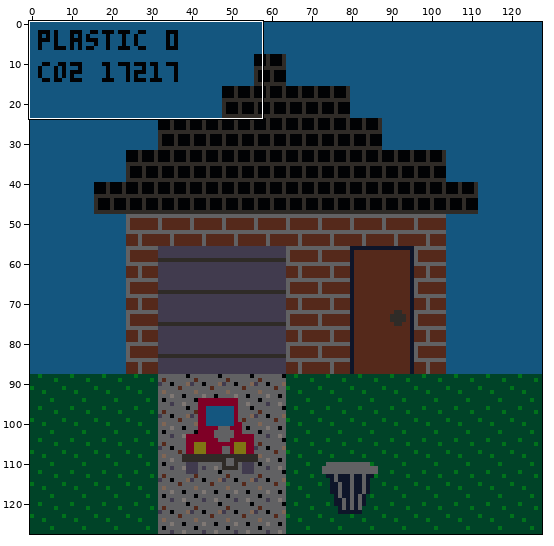
Sprite sheet: _label.png. Above, an overview of the earlier version with the close-up marked.
Close-up. The starting point:
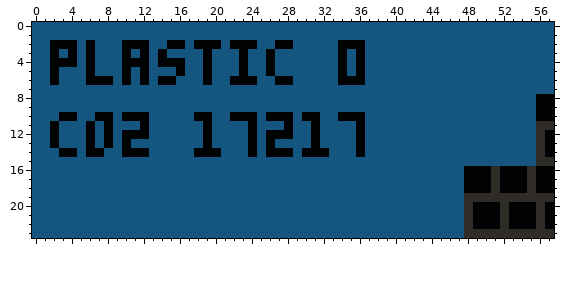
The file is 128x128 pixels. Shown: x 0..57, y 0..23.
And afterwards:
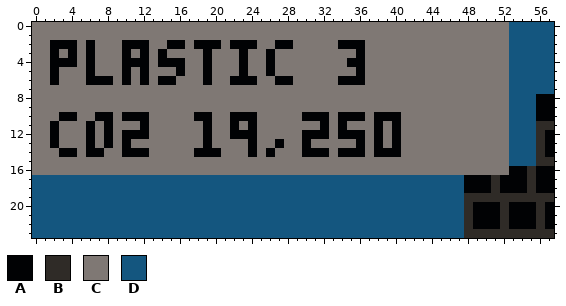
Palette (. is transparent): A #010204  B #2f2b27  C #7f7874  D #14567f
Changes in this commit:
@@ x 0..57 @@
- 0 DDDDDDDDDDDDDDDDDDDDDDDDDDDDDDDDDDDDDDDDDDDDDDDDDDDDDDDDDD
- 1 DDDDDDDDDDDDDDDDDDDDDDDDDDDDDDDDDDDDDDDDDDDDDDDDDDDDDDDDDD
- 2 DDAAADADDDAAADDAADAAADAAADDAADDDDDAAADDDDDDDDDDDDDDDDDDDDD
- 3 DDADADADDDADADADDDDADDDADDADDDDDDDADADDDDDDDDDDDDDDDDDDDDD
- 4 DDAAADADDDAAADAAADDADDDADDADDDDDDDADADDDDDDDDDDDDDDDDDDDDD
- 5 DDADDDADDDADADDDADDADDDADDADDDDDDDADADDDDDDDDDDDDDDDDDDDDD
- 6 DDADDDAAADADADAADDDADDAAADDAADDDDDAAADDDDDDDDDDDDDDDDDDDDD
- 7 DDDDDDDDDDDDDDDDDDDDDDDDDDDDDDDDDDDDDDDDDDDDDDDDDDDDDDDDDD
- 8 DDDDDDDDDDDDDDDDDDDDDDDDDDDDDDDDDDDDDDDDDDDDDDDDDDDDDDDDAA
- 9 DDDDDDDDDDDDDDDDDDDDDDDDDDDDDDDDDDDDDDDDDDDDDDDDDDDDDDDDAA
-10 DDDAADDAADAAADDDDDAADDAAADAAADAADDAAADDDDDDDDDDDDDDDDDDDAA
-11 DDADDDADADDDADDDDDDADDDDADDDADDADDDDADDDDDDDDDDDDDDDDDDDBB
-12 DDADDDADADAAADDDDDDADDDDADAAADDADDDDADDDDDDDDDDDDDDDDDDDBA
-13 DDADDDADADADDDDDDDDADDDDADADDDDADDDDADDDDDDDDDDDDDDDDDDDBA
-14 DDDAADAADDAAADDDDDAAADDDADAAADAAADDDADDDDDDDDDDDDDDDDDDDBA
-15 DDDDDDDDDDDDDDDDDDDDDDDDDDDDDDDDDDDDDDDDDDDDDDDDDDDDDDDDBB
-16 DDDDDDDDDDDDDDDDDDDDDDDDDDDDDDDDDDDDDDDDDDDDDDDDAAABAAABAA
+ 0 CCCCCCCCCCCCCCCCCCCCCCCCCCCCCCCCCCCCCCCCCCCCCCCCCCCCCDDDDD
+ 1 CCCCCCCCCCCCCCCCCCCCCCCCCCCCCCCCCCCCCCCCCCCCCCCCCCCCCDDDDD
+ 2 CCAAACACCCAAACCAACAAACAAACCAACCCCCAAACCCCCCCCCCCCCCCCDDDDD
+ 3 CCACACACCCACACACCCCACCCACCACCCCCCCCCACCCCCCCCCCCCCCCCDDDDD
+ 4 CCAAACACCCAAACAAACCACCCACCACCCCCCCCAACCCCCCCCCCCCCCCCDDDDD
+ 5 CCACCCACCCACACCCACCACCCACCACCCCCCCCCACCCCCCCCCCCCCCCCDDDDD
+ 6 CCACCCAAACACACAACCCACCAAACCAACCCCCAAACCCCCCCCCCCCCCCCDDDDD
+ 7 CCCCCCCCCCCCCCCCCCCCCCCCCCCCCCCCCCCCCCCCCCCCCCCCCCCCCDDDDD
+ 8 CCCCCCCCCCCCCCCCCCCCCCCCCCCCCCCCCCCCCCCCCCCCCCCCCCCCCDDDAA
+ 9 CCCCCCCCCCCCCCCCCCCCCCCCCCCCCCCCCCCCCCCCCCCCCCCCCCCCCDDDAA
+10 CCCAACCAACAAACCCCCAACCAAACCCCCAAACAAACAAACCCCCCCCCCCCDDDAA
+11 CCACCCACACCCACCCCCCACCACACCCCCCCACACCCACACCCCCCCCCCCCDDDBB
+12 CCACCCACACAAACCCCCCACCAAACCCCCAAACAAACACACCCCCCCCCCCCDDDBA
+13 CCACCCACACACCCCCCCCACCCCACCACCACCCCCACACACCCCCCCCCCCCDDDBA
+14 CCCAACAACCAAACCCCCAAACCCACACCCAAACAAACAAACCCCCCCCCCCCDDDBA
+15 CCCCCCCCCCCCCCCCCCCCCCCCCCCCCCCCCCCCCCCCCCCCCCCCCCCCCDDDBB
+16 CCCCCCCCCCCCCCCCCCCCCCCCCCCCCCCCCCCCCCCCCCCCCCCCCCCCCAABAA
 17 DDDDDDDDDDDDDDDDDDDDDDDDDDDDDDDDDDDDDDDDDDDDDDDDAAABAAABAA
Boxes around the changes in both close-ups, in picture pixels (x1, y1, x2, y2):
changed: (32, 22, 509, 175)
